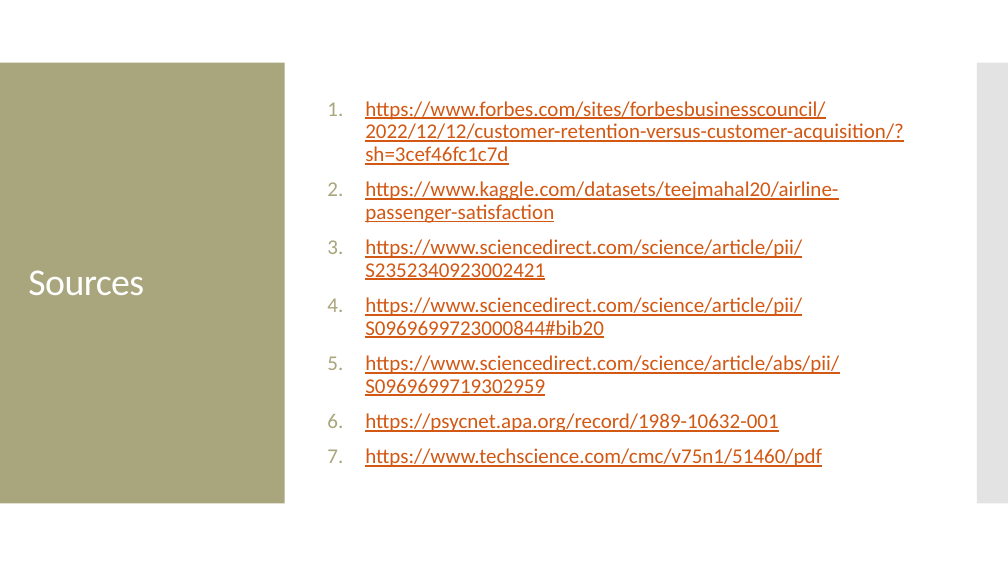
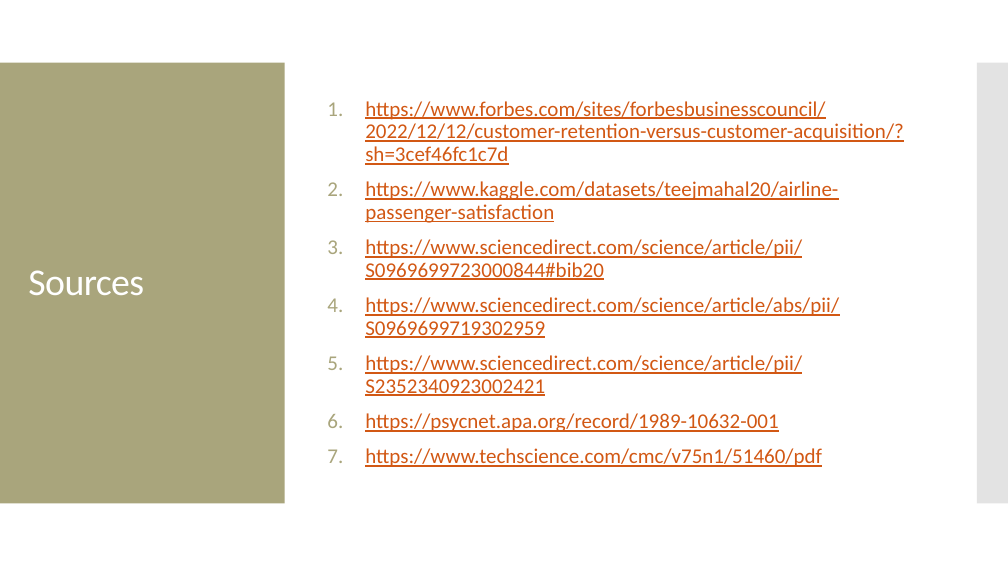
Before and after one commit to MGT-6203-Summer-2023-Edx/Team-6, a slide deck: slide 12 of Project Proposal/Team_6_Prop_Vid_Slides.pptx (slide 11 before the commit). Drawn at 1008x567 pixels with LibreOffice and Linux fonts; fonts in the diff are those of the drawing. Boxes give left, top, right and bottom in pixels: in the first picture for what was removed or moved away, otherwise in the second. Text is boxed around its words. In the diff, an @@ line names an element or a change of style, - is before the commit and + after.

```diff
--- a/Project Proposal/Team_6_Prop_Vid_Slides.pptx
+++ b/Project Proposal/Team_6_Prop_Vid_Slides.pptx
@@ text at bbox=[365, 239, 802, 280]: paragraph removed @@
-3. https://www.sciencedirect.com/science/article/pii/S2352340923002421
@@ text at bbox=[365, 355, 802, 396]: paragraph added @@
+5. https://www.sciencedirect.com/science/article/pii/S2352340923002421
```
Also in this commit, not shown: 2 other slides changed, 1 slide added.
